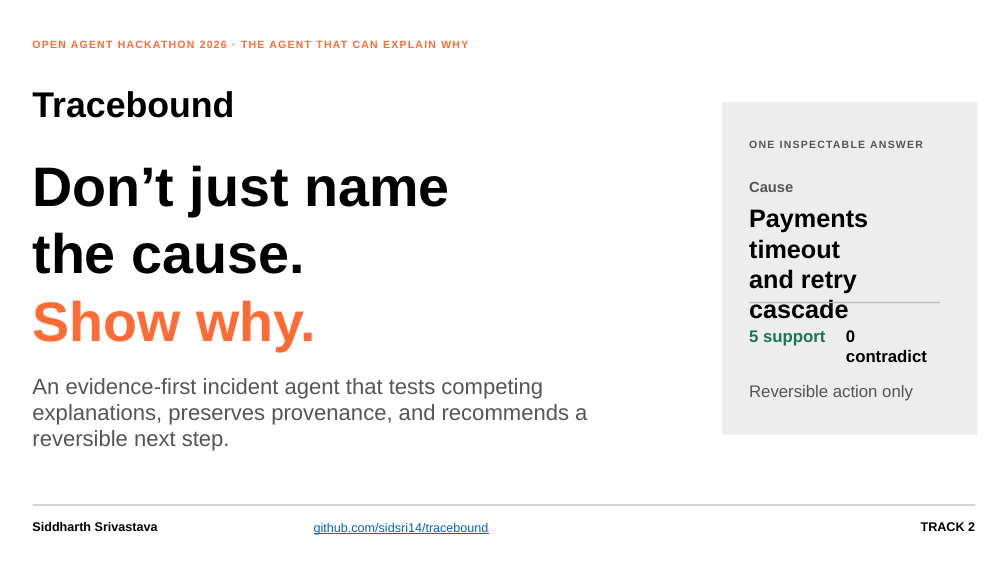
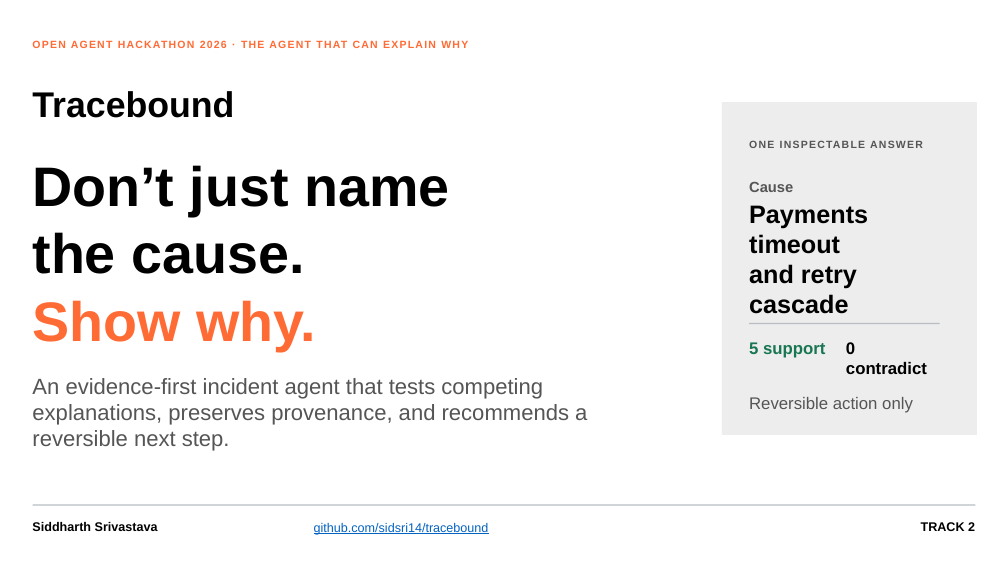
Before and after one commit to sidsri14/tracebound, a slide deck: slide 1 of docs/Tracebound-Open-Agent-Hackathon-Deck.pptx. Drawn at 1008x567 pixels with LibreOffice and Linux fonts; fonts in the diff are those of the drawing. Boxes give left, top, right and bottom in pixels: in the first picture for what was removed or moved away, otherwise in the second. Text is boxed around its words. In the diff, an @@ line names an element or a change of style, - is before the commit and + after.

```diff
--- a/docs/Tracebound-Open-Agent-Hackathon-Deck.pptx
+++ b/docs/Tracebound-Open-Agent-Hackathon-Deck.pptx
@@ text "Payments timeout": place and size @@
-text "Payments timeout" at (749,209,868,319)
+text "Payments timeout" at (749,205,868,314)
@@ line moved from (749, 302) - (940, 302) to (749, 324) - (940, 324) @@
@@ text "5 support": place and size @@
-text "5 support" at (749,330,825,346)
+text "5 support" at (749,342,825,358)
@@ text "0 contradict": place and size @@
-text "0 contradict" at (846,330,927,362)
+text "0 contradict" at (846,342,927,374)
@@ text "Reversible action only": place and size @@
-text "Reversible action only" at (749,385,913,401)
+text "Reversible action only" at (749,397,913,413)
```
Also in this commit, not shown: 6 other slides changed, 3 other files.
